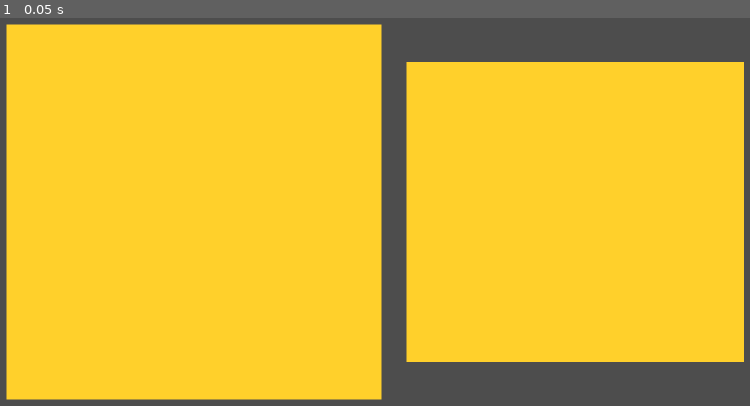
Above: before the commit, frame 1.
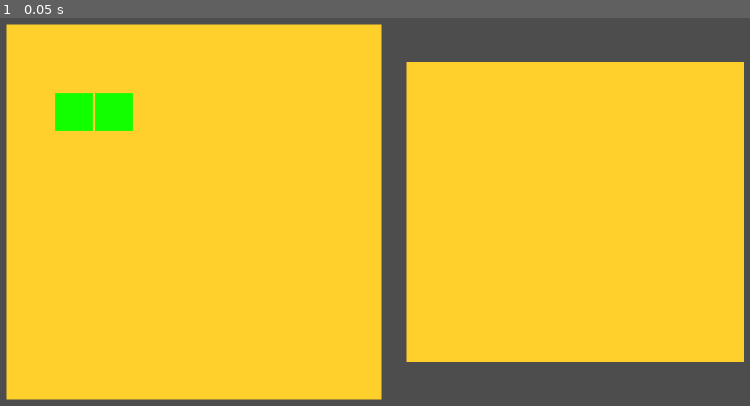
Above: after the commit, the same moment.

Repository: mDuo13/ld54
Game: Godot game, scene res://Scenes/PlayGame.tscn
The game is run twice, just before and just after one commit, with the same random seed, the same clock (stepped at 60 frames per second) and the same inputs.
Inputs:
- Up to frame 1 (0.05 s): no input

The runs differ from the first frame. In frame 1, 1.0% of the frame differs, in the area x 7-18%, y 19-30%.

Commit message:
added piece types and generation

Diff:
--- /dev/null
+++ b/Scenes/Piece.tscn
@@ -0,0 +1,12 @@
+[gd_scene load_steps=2 format=3 uid="uid://c8ct35hekt7nb"]
+
+[ext_resource type="Script" path="res://Scripts/pieces.gd" id="1_kydy4"]
+
+[node name="Piece" type="GridContainer"]
+anchors_preset = 15
+anchor_right = 1.0
+anchor_bottom = 1.0
+grow_horizontal = 2
+grow_vertical = 2
+columns = 4
+script = ExtResource("1_kydy4")
--- a/Scenes/Pieces.tscn
+++ /dev/null
@@ -1,9 +0,0 @@
-[gd_scene format=3 uid="uid://c8ct35hekt7nb"]
-
-[node name="Control" type="Control"]
-layout_mode = 3
-anchors_preset = 15
-anchor_right = 1.0
-anchor_bottom = 1.0
-grow_horizontal = 2
-grow_vertical = 2
--- a/Scenes/PlayGame.tscn
+++ b/Scenes/PlayGame.tscn
@@ -1,8 +1,9 @@
-[gd_scene load_steps=6 format=3 uid="uid://dmla031dku8le"]
+[gd_scene load_steps=7 format=3 uid="uid://dmla031dku8le"]
 
 [ext_resource type="Texture2D" uid="uid://caupoabxxmf2p" path="res://Assets/Tile.png" id="1_7y3ry"]
 [ext_resource type="Script" path="res://Scripts/plate_setup.gd" id="2_nrm2g"]
 [ext_resource type="Script" path="res://Scripts/conveyor_setup.gd" id="3_un6u0"]
+[ext_resource type="Script" path="res://Scripts/piece_manager.gd" id="4_g3j14"]
 
 [sub_resource type="TileSetAtlasSource" id="TileSetAtlasSource_ynqv4"]
 texture = ExtResource("1_7y3ry")
@@ -31,3 +32,6 @@
 
 [node name="MainCamera" type="Camera2D" parent="."]
 anchor_mode = 0
+
+[node name="PieceManager" type="Node2D" parent="."]
+script = ExtResource("4_g3j14")
--- /dev/null
+++ b/Scripts/piece_manager.gd
@@ -0,0 +1,19 @@
+extends Node2D
+
+const PIECE = "res://Scenes/Piece.tscn"
+
+const PIECE_SCENE = preload(PIECE)
+
+# Called when the node enters the scene tree for the first time.
+func _ready():
+	var piece_instance = PIECE_SCENE.instantiate()
+	piece_instance.offset_left = 120
+	piece_instance.offset_top = 120
+	piece_instance.set_position(Vector2(200, 200))
+	add_child(piece_instance)
+	return piece_instance
+
+
+# Called every frame. 'delta' is the elapsed time since the previous frame.
+#func _process(delta):
+#	pass
--- /dev/null
+++ b/Scripts/pieces.gd
@@ -0,0 +1,83 @@
+extends GridContainer
+
+var pieces = {
+	"2" : {
+		"cells" : [
+			1, 1
+		],
+		"type" : "basic"
+	},
+	"3" : {
+		"cells" : [
+			1, 1, 0, 0,
+			1, 0, 0, 0
+		],
+		"type" : "basic"
+	},
+	"L" : {
+		"cells" : [
+			1, 1, 1, 0,
+			1, 0, 0, 0
+		],
+		"type" : "advanced"
+	},
+	"J" : {
+		"cells" : [
+			1, 1, 1, 0,
+			0, 0, 1, 0
+		],
+		"type" : "advanced"
+	},
+	"T" : {
+		"cells" : [
+			1, 1, 1, 0,
+			0, 1, 0, 0
+		],
+		"type" : "advanced"
+	},
+	"S" : {
+		"cells" : [
+			0, 1, 1, 0,
+			1, 1, 0, 0
+		],
+		"type" : "advanced"
+	},
+	"Z" : {
+		"cells" : [
+			1, 1, 0, 0,
+			0, 1, 1, 0
+		],
+		"type" : "advanced"
+	},
+	"I" : {
+		"cells" : [
+			1, 1, 1, 1,
+			0, 0, 0, 0
+		],
+		"type" : "advanced"
+	},
+	"O" : {
+		"cells" : [
+			1, 1, 0, 0,
+			1, 1, 0, 0
+		],
+		"type" : "advanced"
+	}
+}
+
+# Called when the node enters the scene tree for the first time.
+func _ready():
+	var piece = pieces[pieces.keys()[randi() % pieces.size()]]
+
+	for type in piece["cells"]:
+		print("running")
+		var block = TextureRect.new()
+		block.texture = load("res://Assets/Active.png")
+		if type == 0:
+			block.modulate.a = 0
+		add_child(block)
+#
+#
+## Called every frame. 'delta' is the elapsed time since the previous frame.
+#func _process(delta):
+#	pass
Binary file added: Assets/Active.png
Not shown, added: Assets/Active.png.import
